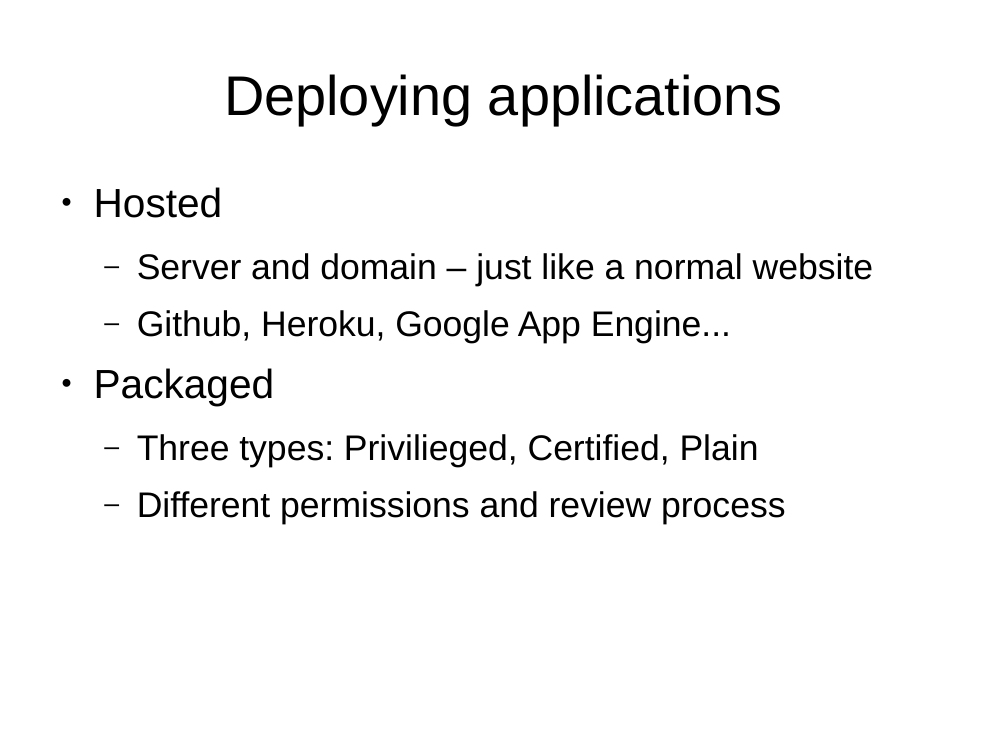
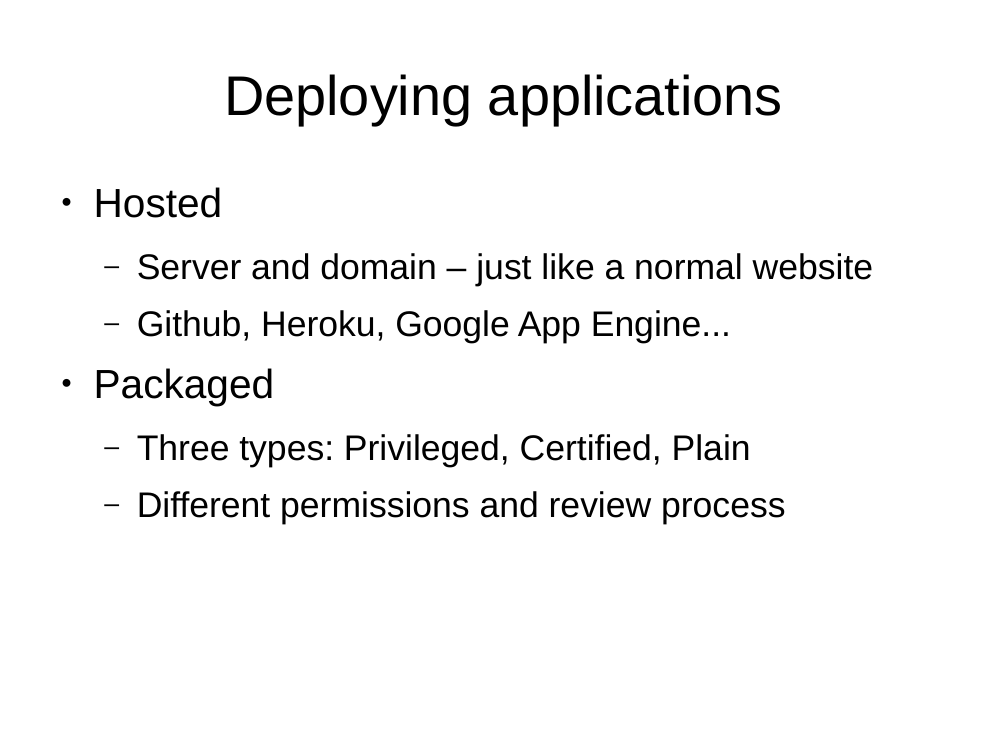
Before and after one commit to ymihaylov/Firefox-OS-Documentation-Project, a slide deck: slide 12 of Applications-Slides.pptx. Drawn at 1008x756 pixels with LibreOffice and Linux fonts; fonts in the diff are those of the drawing. Boxes give left, top, right and bottom in pixels: in the first picture for what was removed or moved away, otherwise in the second. Text is boxed around its words. In the diff, an @@ line names an element or a change of style, - is before the commit and + after.

Commit message:
Fixed a typo

```diff
--- a/Applications-Slides.pptx
+++ b/Applications-Slides.pptx
@@ text at box(137, 434, 751, 467): text changed @@
-  – Three types: Privilieged, Certified, Plain
+  – Three types: Privileged, Certified, Plain
```
